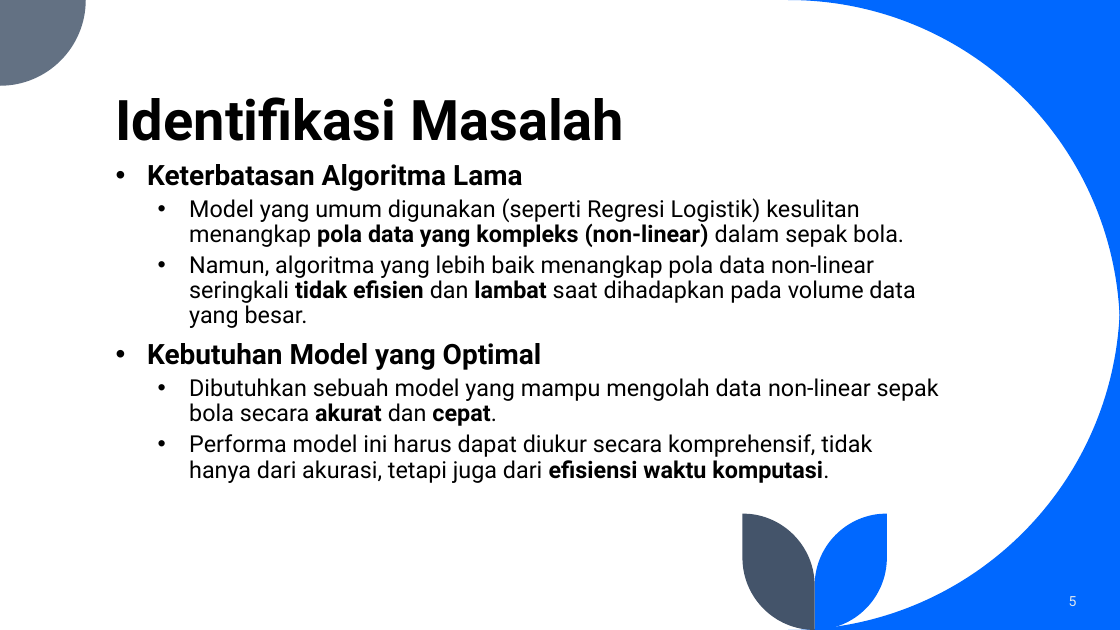
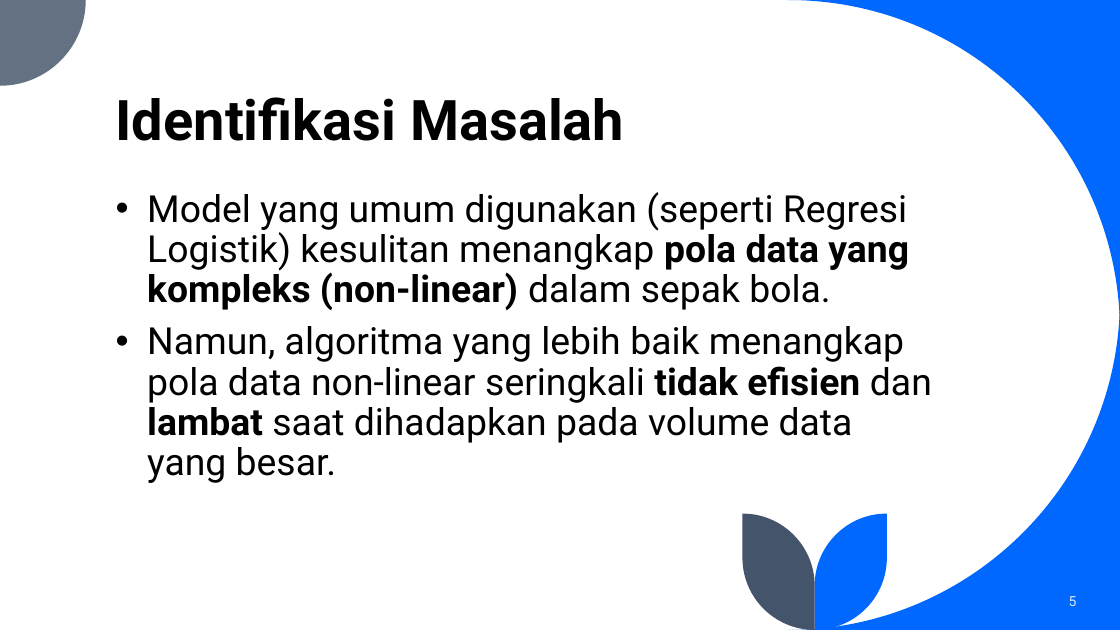
Before and after one commit to fadhilra101/skripsi, a slide deck: slide 5 of ppt/PPT SEMPRO FADHIL.pptx. Drawn at 1120x630 pixels with LibreOffice and Linux fonts; fonts in the diff are those of the drawing. Boxes give left, top, right and bottom in pixels: in the first picture for what was removed or moved away, otherwise in the second. Text is boxed around its words. In the diff, an @@ line names an element or a change of style, - is before the commit and + after.

```diff
--- a/ppt/PPT SEMPRO FADHIL.pptx
+++ b/ppt/PPT SEMPRO FADHIL.pptx
@@ text at (147, 164, 522, 191): paragraph removed @@
-• Keterbatasan Algoritma Lama
@@ text "Model yang umum digunakan (seperti ...": place and size @@
-text "Model yang umum digunakan (seperti ..." at (147, 164, 939, 483)
+text "Model yang umum digunakan (seperti ..." at (147, 192, 932, 483)
@@ text "Model yang umum digunakan (seperti ..." at (147, 192, 932, 483): size 20 to 32 pt; list level 2 to 1 in "Model yang umum digunakan (seperti ..."; list level 2 to 1 in "Namun, algoritma yang lebih baik ..." @@
@@ text at (147, 343, 939, 483): paragraphs removed @@
-• Kebutuhan Model yang Optimal
-  • Dibutuhkan sebuah model yang mampu mengolah data non-linear sepak bola secara akurat dan cepat.
-  • Performa model ini harus dapat diukur secara komprehensif, tidak hanya dari akurasi, tetapi juga dari efisiensi waktu komputasi.
```
Also in this commit, not shown: 9 other slides changed, 1 slide added, 1 other file.
